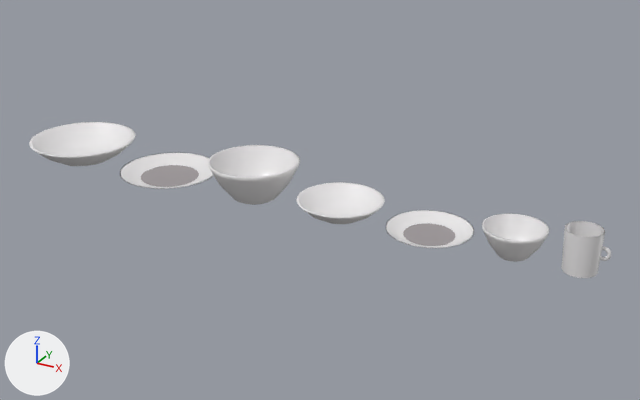
An edit to the glTF model public/modelos/COL-04.glb, drawn before and after from the same camera.
Before and after are seen from a camera (50 mm lens) standing at (1.096, -1.804, 0.932) and looking at (0.086, 0.032, 0.015). The axes (+X, +Y, +Z) are drawn at lower left. The lights are the same throughout. The first picture is the older version. Where no turn or scale is listed for an object, it has been applied to the vertices.
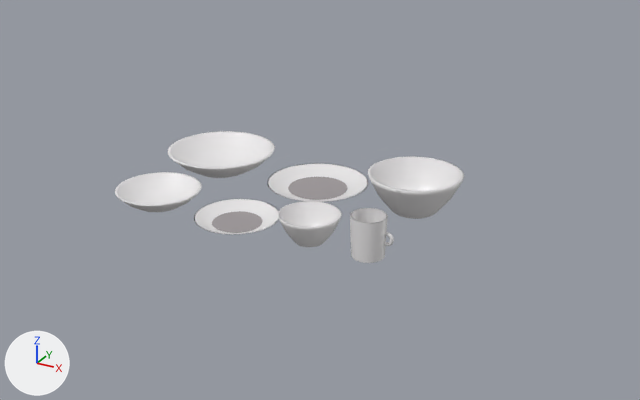
What differs and where, as boxes [x1, y1, x2, y2] in the pictures (640 x 400 px):
'Mesh_3', moved: before [207, 145, 300, 205]; after [368, 156, 464, 219]
'Mesh_0', moved: before [29, 122, 136, 166]; after [168, 131, 275, 178]
'Mesh_4', moved: before [296, 182, 385, 224]; after [115, 172, 202, 212]
'Mesh_7', moved: before [482, 213, 550, 262]; after [277, 201, 342, 247]
'Mesh_8', moved: before [561, 221, 605, 278]; after [350, 208, 388, 263]
'Mesh_1', moved: before [120, 152, 214, 189]; after [267, 163, 368, 202]
'Mesh_5', moved: before [386, 210, 474, 248]; after [194, 199, 279, 234]
'Mesh_2', moved: before [141, 165, 199, 187]; after [288, 177, 347, 200]
'Mesh_6', moved: before [403, 223, 455, 246]; after [212, 211, 262, 233]
'Mesh_10', moved: before [600, 246, 611, 261]; after [384, 232, 394, 246]

Edits to the bpy script that builds the scene:
```text
Change ob_mesh_0:
    ob_mesh_0.location: (-0.682, 0.0, 0.0) -> (-0.28, 0.122, 0.0)
Change ob_mesh_1:
    ob_mesh_1.location: (-0.372, 0.0, 0.0) -> (0.03, 0.122, 0.0)
Change ob_mesh_2:
    ob_mesh_2.location: (-0.372, 0.0, 0.004) -> (0.03, 0.122, 0.004)
Change ob_mesh_3:
    ob_mesh_3.location: (-0.092, 0.0, 0.0) -> (0.31, 0.122, 0.0)
Change ob_mesh_4:
    ob_mesh_4.location: (0.162, 0.0, 0.0) -> (-0.28, -0.162, 0.0)
Change ob_mesh_5:
    ob_mesh_5.location: (0.402, 0.0, 0.0) -> (-0.04, -0.162, 0.0)
Change ob_mesh_6:
    ob_mesh_6.location: (0.402, 0.0, 0.004) -> (-0.04, -0.162, 0.004)
Change ob_mesh_7:
    ob_mesh_7.location: (0.608, 0.0, 0.0) -> (0.165, -0.162, 0.0)
Change ob_mesh_8:
    ob_mesh_8.location: (0.76, 0.0, 0.0) -> (0.318, -0.162, 0.0)
Change ob_mesh_10:
    ob_mesh_10.location: (0.805, 0.0, 0.052) -> (0.363, -0.162, 0.052)
```
